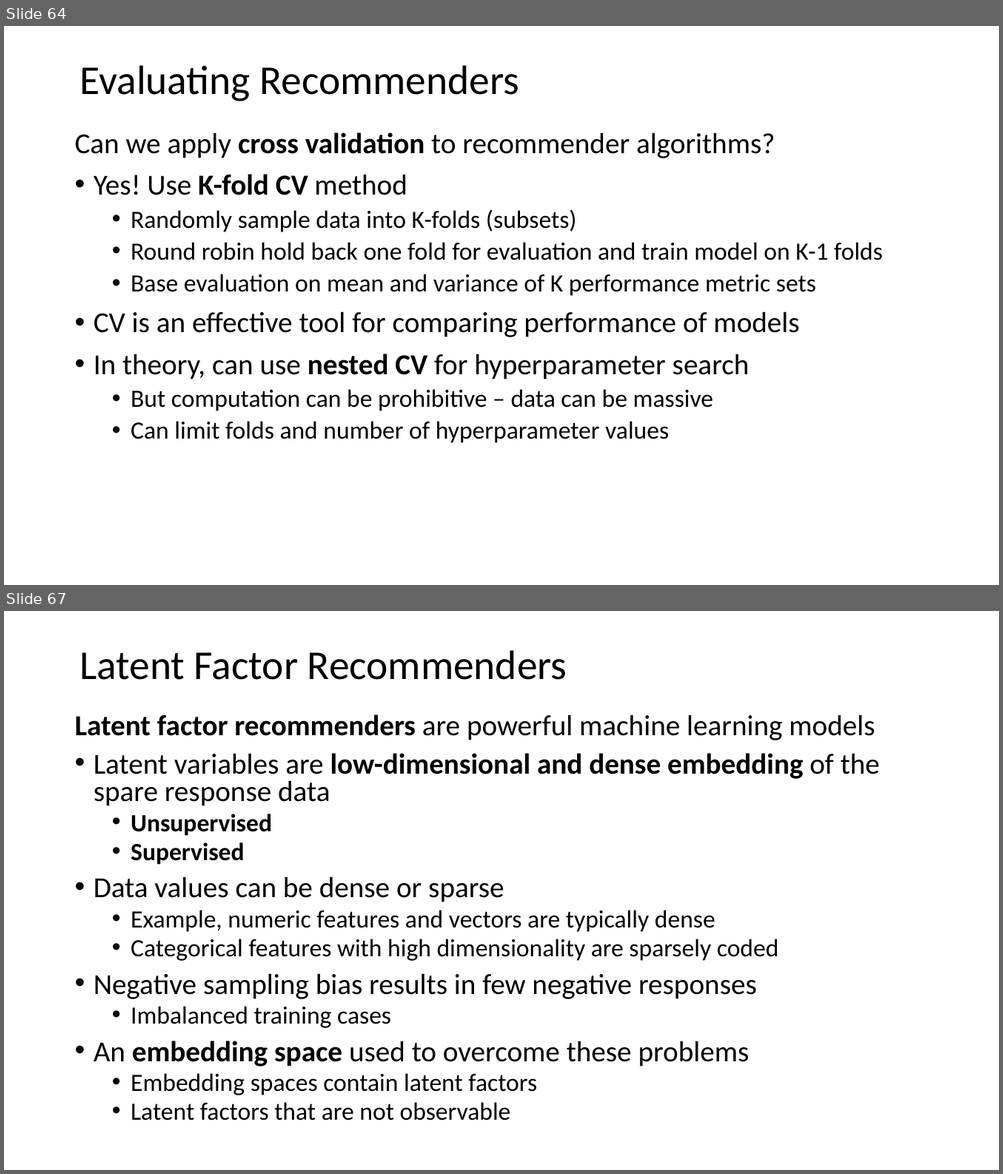
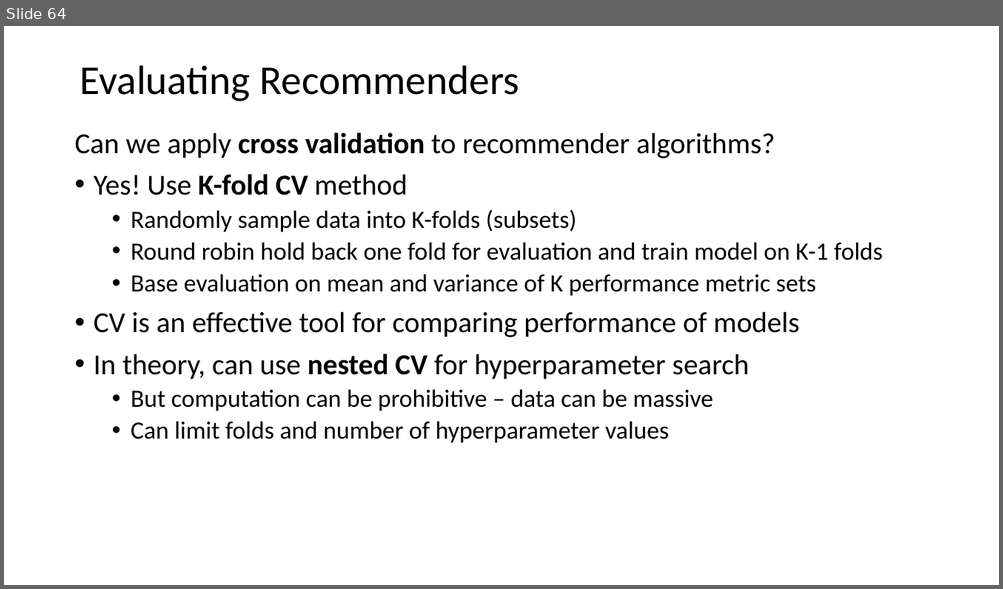
Before and after one commit to StephenElston/CSCI-E-108, a slide deck: slides/11_RecommenderSystems_Part1.pptx. Shown one above the other, each under a label of ours: slides 64 and 67 before the commit, slide 64 after it; the slides between them are not shown. The pictures are 1003x1174 and 1003x589 pixels, drawn with LibreOffice and Linux fonts; fonts in the diff are those of the drawing. Boxes give left, top, right and bottom in pixels: in the first picture for what was removed or moved away, otherwise in the second. Text is boxed around its words. In the diff, an @@ line names an element or a change of style, - is before the commit and + after.

```diff
--- a/slides/11_RecommenderSystems_Part1.pptx
+++ b/slides/11_RecommenderSystems_Part1.pptx
@@ slide 67 removed at box(4, 611, 999, 1170), background #FFFFFF @@
@@ title removed at box(79, 650, 567, 680) @@
-Latent Factor Recommenders
@@ text removed at box(75, 715, 879, 1121) @@
-Latent factor recommenders are powerful machine learning models
-• Latent variables are low-dimensional and dense embedding of the spare response data
-  • Unsupervised
-  • Supervised
-• Data values can be dense or sparse
-  • Example, numeric features and vectors are typically dense
-  • Categorical features with high dimensionality are sparsely coded
-• Negative sampling bias results in few negative responses
-  • Imbalanced training cases
-• An embedding space used to overcome these problems
-  • Embedding spaces contain latent factors
-  • Latent factors that are not observable
```
Also in this commit, not shown: 65 other slides removed.
